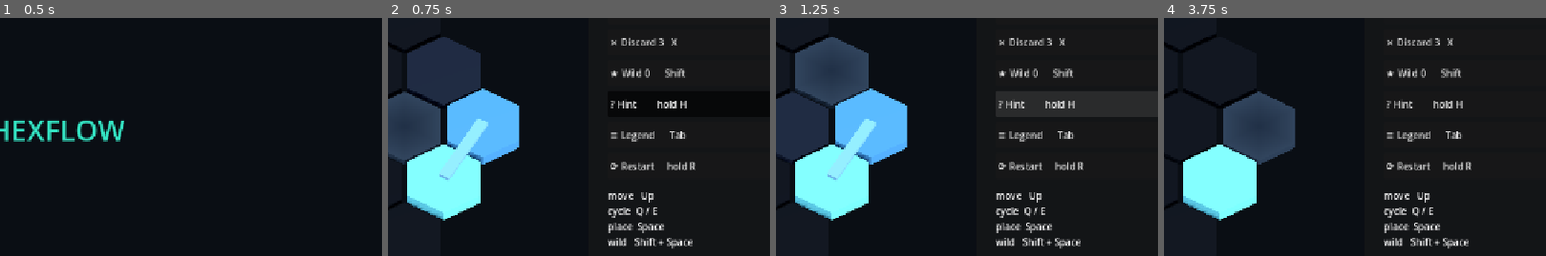
Above: before the commit, frames 1-4 (left to right).
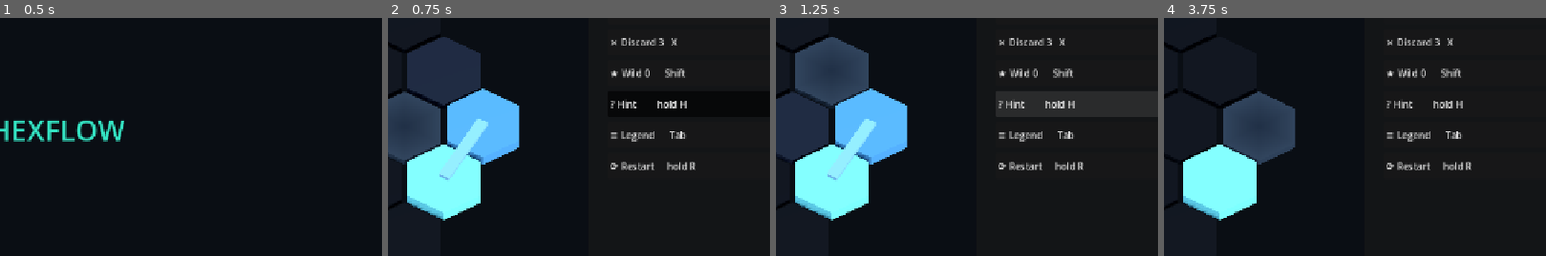
Above: after the commit, the same moments.

Repository: iszlai/hex-game
Game: Godot game, scene res://src/scenes/boot/boot.tscn
Two runs of this game, one before a commit and one after it. Both use one fixed random seed, a clock stepped at 60 frames per second and the inputs below.
Inputs (mouse positions are % of the whole screen's width and height, from its top left):
- Up to frame 1 (0.5 s): no input
- Up to frame 2 (0.75 s): tap Enter at 0.5 s; move the mouse to (72, 45) at 0.52 s; hold Right (board_move_right) from 0.53 s (still down); hold Space (board_confirm) from 0.53 s (still down); click (72, 45) at 0.67 s
- Up to frame 3 (1.25 s): keep holding Right (board_move_right); keep holding Space (board_confirm); tap E (board_cycle_next) at 0.8 s
- Up to frame 4 (3.75 s): release Right (board_move_right) at 1.25 s; release Space (board_confirm) at 1.25 s; click "⟳ Restart hold R" at 1.25 s; click "⟳ Restart hold R" at 2 s; click "⟳ Restart hold R" at 2.75 s; click "↺ Undo Z" at 3.5 s
The pictures show only the part of the screen within x 42-92%, y 26-76%; the shares and areas given below are measured in that part.

Frame 1 is identical in both runs. In frame 2, 1.3% of the frame differs, in the area x 57-80%, y 73-97%; in frame 3, 1.3%; in frame 4, 1.3%.

Commit message:
Move the rail's key hints into the legend
The rail carried a block of six lines naming the move, cycle, place and wild
bindings. §12.3's rail has no such block — it is an M3 development crutch — and
the tile stack needs that room, so the hints move to where a player already
looks to ask "what is this and what do I press".

They are not dropped: a rebind or a different controller family still changes
what is shown, because the glyph column is filled from `InputGlyphs` either way.
The budget line stays on the rail, because it is state rather than a hint and
nothing else on screen shows it.

Co-Authored-By: Claude Opus 5 <noreply@anthropic.com>

Diff:
--- a/hexflow/src/scenes/level/level.gd
+++ b/hexflow/src/scenes/level/level.gd
@@ -489,19 +489,9 @@
 	restart_button.text = "⟳ Restart     %s" % InputGlyphs.label_for("board_restart")
 	menu_button.text = "Menu %s" % InputGlyphs.label_for("board_pause")
 
-	var lines: Array[String] = [
-		"move   %s" % InputGlyphs.label_for("board_move_up"),
-		"cycle  %s / %s" % [
-			InputGlyphs.label_for("board_cycle_prev"),
-			InputGlyphs.label_for("board_cycle_next"),
-		],
-		"place  %s" % InputGlyphs.label_for("board_confirm"),
-		"wild   %s + %s" % [
-			InputGlyphs.label_for("board_wild_modifier"),
-			InputGlyphs.label_for("board_confirm"),
-		],
-	]
-	if level.has_budget():
-		lines.insert(0, "budget      %d / %d" % [state.placements, level.budget])
-	rail_label.text = "\n".join(lines)
+	# The rail keeps what is *state* — the budget of §6, which nothing else shows.
+	# The key hints that used to sit here moved into the legend when the tile stack
+	# took the room; §12.3's rail has no block of them either.
+	rail_label.text = "budget      %d / %d" % [state.placements, level.budget] \
+		if level.has_budget() else ""
 	board_view.rebuild()
--- a/hexflow/src/ui/legend_panel.gd
+++ b/hexflow/src/ui/legend_panel.gd
@@ -4,6 +4,11 @@
 ## **without colour**, so each row names the glyph *and* the shape cue the board
 ## actually draws. If a row here cannot describe a shape, that state is a C5 bug
 ## in [BoardView], not a gap in this panel.
+##
+## It also carries the bindings that no rail button shows — moving, cycling and
+## placing. Those lived in the rail as a block of hint text until the tile stack
+## needed the room; the legend is where a player already looks to ask "what is
+## this and what do I press", and §12.3's rail has no such block.
 ##
 ## Rows are built in code so the scene file carries no player-visible literal —
 ## the §22 gate turns that check on at M10 and this panel should not be what
@@ -22,6 +27,16 @@
 	["⬢", "Path", "filled, gradient deepening from the start", "path_core"],
 	["⬡", "Target", "heavier stroke — a legal move for this tile", "cell_candidate_stroke"],
 	["⌾", "Cursor", "outline standing outside the cell", "focus"],
+]
+
+## `[name, action]`, or `[name, modifier, action]` for a chord. The glyph column
+## is filled from [InputGlyphs], so a rebind or a different controller family
+## changes what is shown here without touching this table (§11.4).
+const CONTROLS := [
+	["Move", "board_move_up"],
+	["Cycle", "board_cycle_prev", "board_cycle_next"],
+	["Place", "board_confirm"],
+	["Wild", "board_wild_modifier", "board_confirm"],
 ]
 
 @export var palette: Palette = null
@@ -63,6 +78,18 @@
 		var row: Array = entry
 		_rows.add_child(_row(row))
 
+	_rows.add_child(HSeparator.new())
+	var controls := Label.new()
+	controls.text = "CONTROLS"
+	controls.add_theme_color_override("font_color", palette.text_secondary)
+	_rows.add_child(controls)
+	for entry: Variant in CONTROLS:
+		var row: Array = entry
+		var keys: Array[String] = []
+		for i: int in range(1, row.size()):
+			keys.append(InputGlyphs.label_for(str(row[i])))
+		_rows.add_child(_row(["", str(row[0]), " + ".join(keys), "text_primary"]))
+
 
 func _row(row: Array) -> HBoxContainer:
 	var box := HBoxContainer.new()
